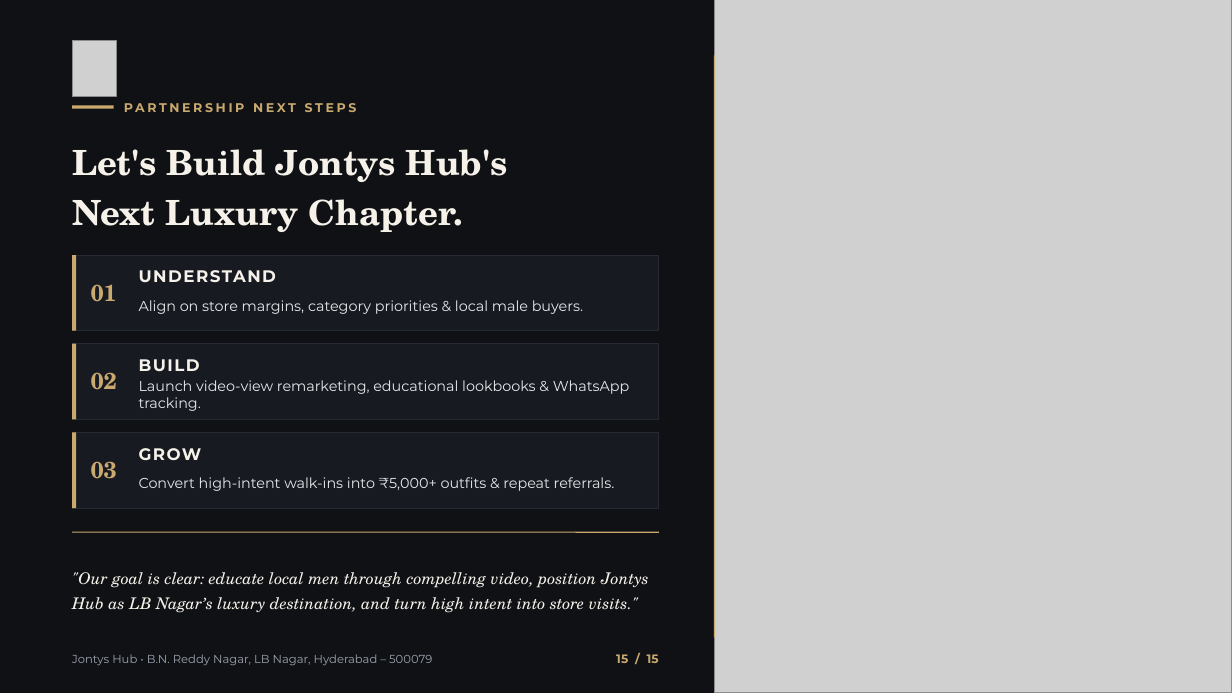
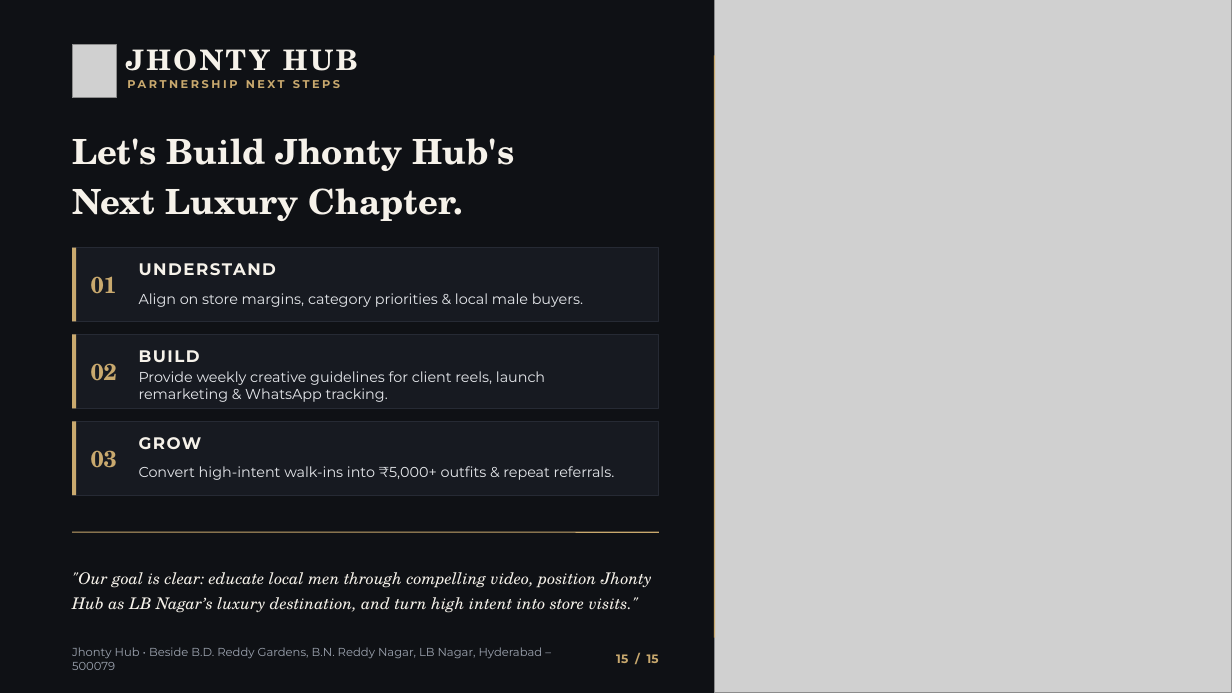
Before and after one commit to shettyhari/Jhonty-Hub-planning, a slide deck: slide 15 of Jontys_Hub_Premium_Growth_Strategy.pptx. Drawn at 1232x693 pixels with LibreOffice and Linux fonts; fonts in the diff are those of the drawing; grey boxes stand for pictures. Boxes give left, top, right and bottom in pixels: in the first picture for what was removed or moved away, otherwise in the second. Text is boxed around its words. In the diff, an @@ line names an element or a change of style, - is before the commit and + after.

Commit message:
Refine Jhonty Hub logo to authentic luxury crest vector, tighten spacing everywhere, and clarify client-supplied reels in deliverables

```diff
--- a/Jontys_Hub_Premium_Growth_Strategy.pptx
+++ b/Jontys_Hub_Premium_Growth_Strategy.pptx
@@ text added at bbox=[283, 49, 358, 71], 22 pt, text #F6F2EA, bold @@
+JHONTY HUB
@@ text "PARTNERSHIP NEXT STEPS": place and size @@
-text "PARTNERSHIP NEXT STEPS" at bbox=[253, 103, 296, 112]
+text "PARTNERSHIP NEXT STEPS" at bbox=[127, 80, 340, 88]
@@ text "PARTNERSHIP NEXT STEPS" at bbox=[127, 80, 340, 88]: size 9.8 to 8.8 pt @@
@@ rectangle removed at bbox=[72, 105, 114, 109] @@
@@ text at bbox=[72, 138, 515, 171]: text changed @@
-Let's Build Jontys Hub's
+Let's Build Jhonty Hub's
@@ 2 texts, 2 rectangles: place and size @@
-2 texts, 2 rectangles at bbox=[72, 255, 659, 331]
+2 texts, 2 rectangles at bbox=[72, 248, 659, 322]
@@ text at bbox=[139, 371, 545, 402]: text changed @@
-Launch video-view remarketing, educational lookbooks & WhatsApp tracking.
+Provide weekly creative guidelines for client reels, launch remarketing & WhatsApp tracking.
@@ 7 texts, 4 rectangles: place and size @@
-7 texts, 4 rectangles at bbox=[72, 149, 659, 508]
+7 texts, 4 rectangles at bbox=[72, 138, 659, 495]
@@ text at bbox=[72, 572, 652, 613]: text changed @@
-"Our goal is clear: educate local men through compelling video, position Jontys Hub as LB Nagar’s luxury destination, and turn high intent into store visits."
+"Our goal is clear: educate local men through compelling video, position Jhonty Hub as LB Nagar’s luxury destination, and turn high intent into store visits."
@@ text at bbox=[72, 647, 543, 670]: text changed @@
-Jontys Hub • B.N. Reddy Nagar, LB Nagar, Hyderabad – 500079
+Jhonty Hub • Beside B.D. Reddy Gardens, B.N. Reddy Nagar, LB Nagar, Hyderabad – 500079
```
Also in this commit, not shown: 14 other slides changed, 6 other files.
